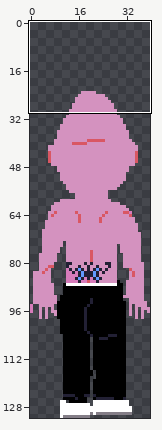
Two states of a pixel-art file, Sprites/Goby/GobyDryWalkBackward.aseprite. Above: a wide view before the commit, with the close-up outlined.
Close-up. Before the edit:
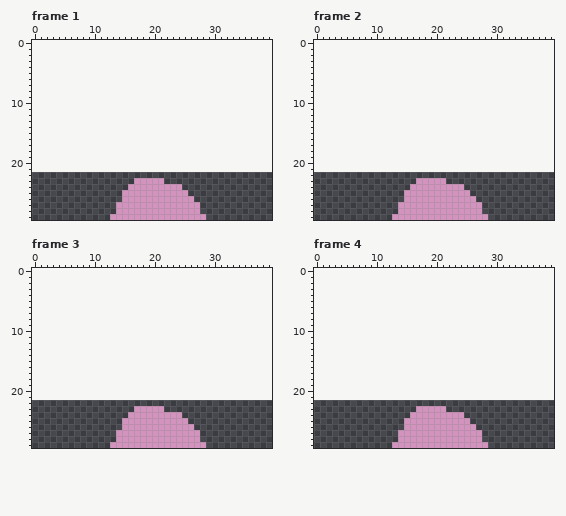
40x110 pixels, 4 frames. Shown: frame 1: x 0..39, y 0..29; frame 2: x 0..39, y 0..29; frame 3: x 0..39, y 0..29; frame 4: x 0..39, y 0..29. The old version is drawn lined up with the new one, on the new canvas.
And afterwards:
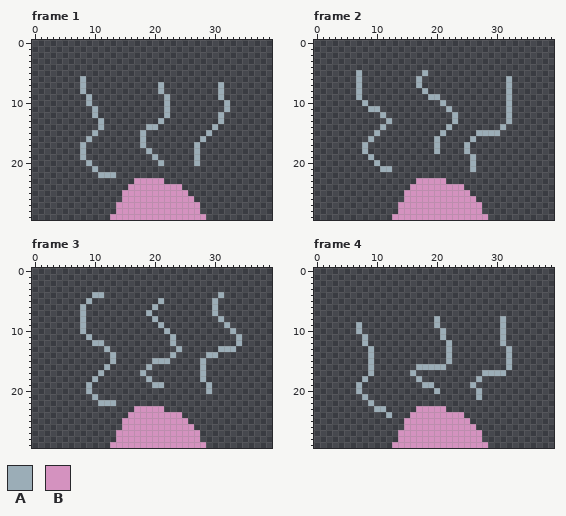
Palette (. is transparent): A #9badb7  B #d492bf
The exact change:
canvas 40x110 -> 40x132, the old top-left corner now at 0,22
Changed rows in their new state; - is an unchanged pixel.
Frame 1:
first column x 8:
 6 A------------------------
 7 A------------A---------A-
 8 A------------A---------A-
 9 -A------------A--------A-
10 -A------------A---------A
11 --A-----------A---------A
12 --A-----------A--------A-
13 ---A---------A---------A-
14 ---A-------AA---------A--
15 --A-------A----------A---
16 -A--------A---------A----
17 A---------A--------A-----
18 A----------A-------A-----
19 A-----------A------A-----
20 -A-----------A-----A-----
21 --A----------------------
22 ---AAA-------------------
Frame 2:
first column x 7:
 5 A----------A--------------
 6 A---------A--------------A
 7 A---------A--------------A
 8 A----------A-------------A
 9 A-----------AA-----------A
10 -A------------A----------A
11 --AA-----------A---------A
12 ----A-----------A--------A
13 -----A----------A--------A
14 ----A----------A--------A-
15 ---A----------A-----AAAA--
16 --A----------A-----A------
17 -A-----------A----A-------
18 -A-----------A----A-------
19 --A----------------A------
20 ---A---------------A------
21 ----AA-------------A------
Frame 3:
first column x 8:
 4 --AA-------------------A---
 5 -A-----------A--------A----
 6 A-----------A---------A----
 7 A----------A----------A----
 8 A-----------A----------A---
 9 A------------A----------A--
10 A-------------A----------A-
11 -A-------------A----------A
12 --AA-----------A----------A
13 ----A-----------A------AAA-
14 -----A---------A-----AA----
15 -----A------AAA-----A------
16 ----A------A--------A------
17 ---A------A---------A------
18 --A--------A--------A------
19 -A----------AA-------A-----
20 -A-------------------A-----
21 --A------------------------
22 ---AAA---------------------
Frame 4:
first column x 7:
 8 -------------A----------A-
 9 A------------A----------A-
10 A-------------A---------A-
11 -A------------A---------A-
12 -A-------------A--------A-
13 --A------------A---------A
14 --A------------A---------A
15 --A------------A---------A
16 --A-------AAAAA----------A
17 --A------A-----------AAAA-
18 -A--------A---------A-----
19 A----------AA------A------
20 A------------A------A-----
21 -A------------------A-----
22 --A-----------------------
23 ---AA---------------------
24 -----A--------------------
